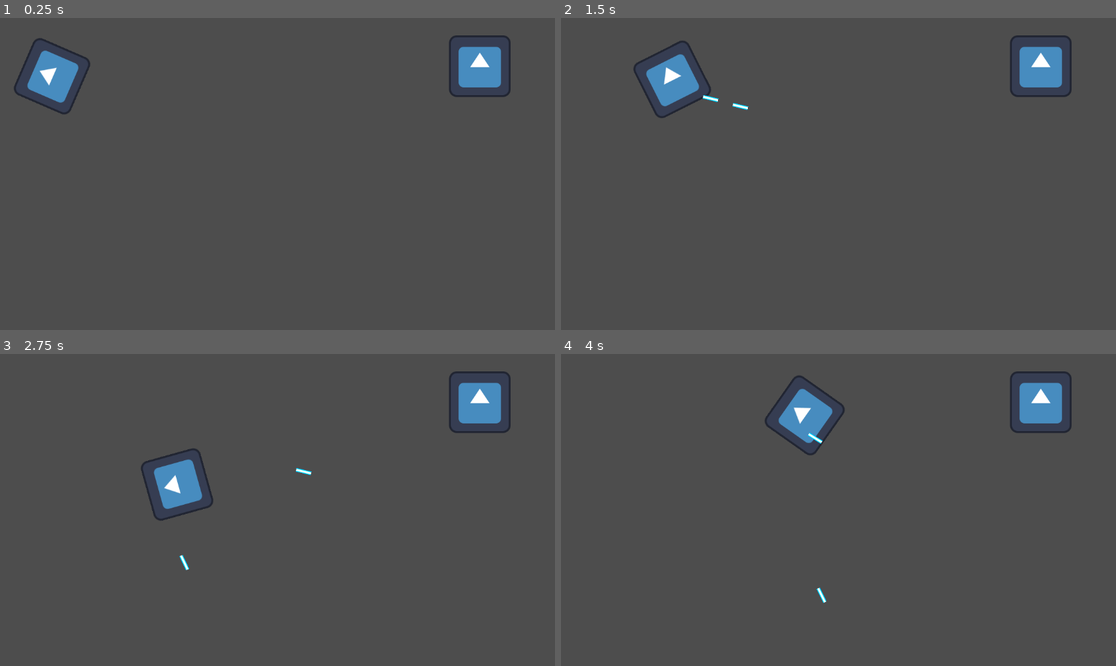
Above: before the commit, frames 1-4 (two rows, left to right).
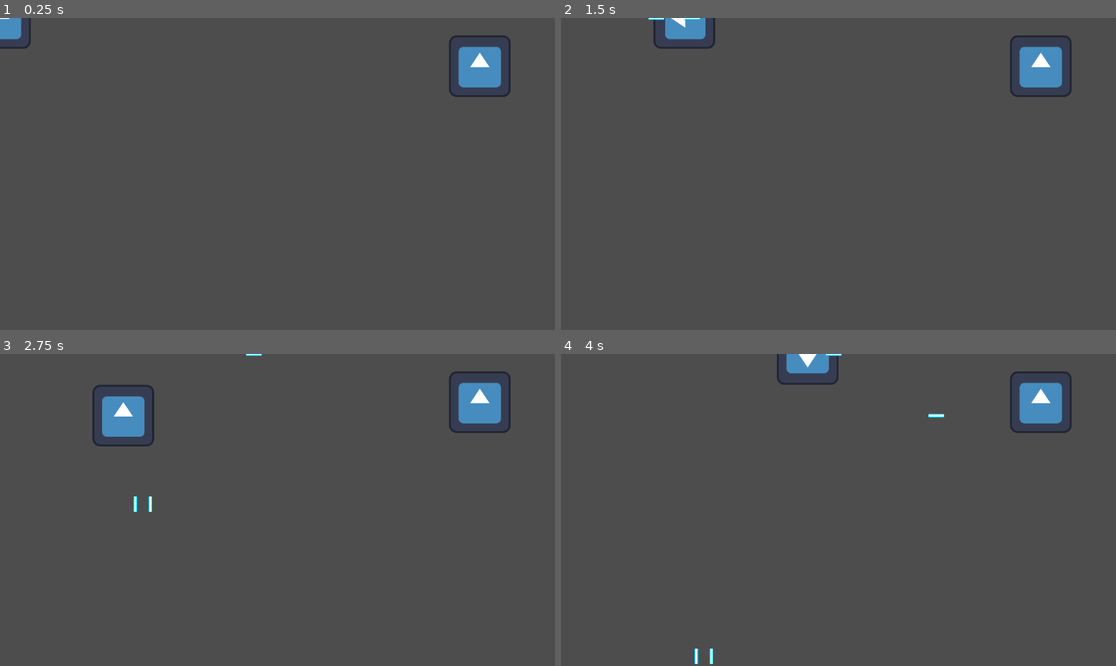
Above: after the commit, the same moments.

Repository: Alfreditann/Rays
Game: Godot game, scene res://main.tscn
The game is run twice, just before and just after one commit, with the same random seed, the same clock (stepped at 60 frames per second) and the same inputs. The engine's default icon, where the game draws it, is replaced by a stand-in: a white triangle on a blue panel in a dark square.
Inputs (mouse positions are in pixels of both pictures, inside the frame that each line leads up to):
- Up to frame 1 (0.25 s): no input
- Up to frame 2 (1.5 s): tap Enter (ui_accept) at 0.5, 0.77 s; move the mouse to (960, 158) at 0.52 s; hold Right (ui_right) 0.53-1.28 s; hold D (move_rigth) 0.53-1.28 s; move the mouse to (727, 189) at 1.27 s; hold S (move_down) from 1.28 s (still down); tap D (move_rigth) at 1.35 s
- Up to frame 3 (2.75 s): tap Enter (ui_accept) at 1.52 s; move the mouse to (333, 441) at 2.02 s; release S (move_down) at 2.03 s; hold Right (ui_right) from 2.03 s (still down); hold D (move_rigth) from 2.03 s (still down)
- Up to frame 4 (4 s): move the mouse to (810, 572) at 2.77 s; release Right (ui_right) at 2.78 s; release D (move_rigth) at 2.78 s; hold W (move_up) 2.78-3.53 s; tap D (move_rigth) at 2.85 s; tap Enter (ui_accept) at 3.02, 3.77 s; move the mouse to (1005, 556) at 3.52 s; hold A (move_left) from 3.53 s (still down); hold D (move_rigth) from 3.53 s (still down)

The runs differ from the first frame. In frame 1, 1.6% of the frame differs, in the area x 0-17%, y 0-31%; in frame 2, 2.0%; in frame 3, 2.7%, in the area x 16-57%, y 0-70%; in frame 4, 2.1%.

Commit message:
movement og rotering
vet jeg ikke skulle lage men kom litt off track

Diff:
--- a/rays/character_body_2d.gd
+++ b/rays/character_body_2d.gd
@@ -1,19 +1,30 @@
 extends CharacterBody2D
 
+var currpos = [0,0]
 var speed = 200
+
+
 func _physics_process(delta: float) -> void:
 	var move_direction = Vector2.ZERO
 
-	if Input.is_action_pressed("move_rigth"):
-		move_direction.x = 1
-	elif Input.is_action_pressed("move_left"):
-		move_direction.x = -1
-	if Input.is_action_pressed("move_down"):
-		move_direction.y = 1
-	elif Input.is_action_pressed("move_up"):
-		move_direction.y = -1
-
-
-	velocity.x = move_toward(velocity.x, move_direction.x * speed, 5)
-	velocity.y = move_toward(velocity.y, move_direction.y * speed, 5)
-	move_and_slide()
+	if Input.is_action_just_released("move_rigth"):
+		currpos[0] += 128
+		get_node("Sprite2D").look_at(self.position + Vector2(0,-1))
+	elif Input.is_action_just_released("move_left"):
+		currpos[0] -= 128
+		get_node("Sprite2D").look_at(self.position + Vector2(0,1))
+	elif Input.is_action_just_released("move_up"):
+		currpos[1] -= 128
+		get_node("Sprite2D").look_at(self.position + Vector2(-1,0))
+	elif Input.is_action_just_released("move_down"):
+		currpos[1] += 128
+		get_node("Sprite2D").look_at(self.position + Vector2(1,0))
+	self.position = Vector2(currpos[0], currpos[1])
+	if Input.is_action_just_released("ui_right"):
+		get_node("Sprite2D").look_at(self.position + Vector2(0,-1))
+	elif Input.is_action_just_released("ui_left"):
+		get_node("Sprite2D").look_at(self.position + Vector2(0,1))
+	elif Input.is_action_just_released("ui_up"):
+		get_node("Sprite2D").look_at(self.position + Vector2(-1,0))
+	elif Input.is_action_just_released("ui_down"):
+		get_node("Sprite2D").look_at(self.position + Vector2(1,0))
--- a/rays/rigid_body_2d.gd
+++ b/rays/rigid_body_2d.gd
@@ -4,7 +4,6 @@
 var has_hit := false
 
 func _ready():
-	look_at(get_global_mouse_position())
 	linear_velocity = Vector2.RIGHT.rotated(rotation) * speed
 
 	# Connect Area2D collision
--- a/rays/skyte.gd
+++ b/rays/skyte.gd
@@ -14,8 +14,7 @@
 func _process(delta):
 	#$Timer.time_left = 0
 	#if $Timer.time_left <= 0 :
-		look_at(get_global_mouse_position())
-		rotation -= deg_to_rad(90)
+
 		if Input.is_action_just_pressed("ui_accept"):
 			var instance = fireball.instantiate()
 			instance.global_position = Vector2(global_position)
Not shown: 1 places in rays/character_body_2d.tscn that only renumber resources
